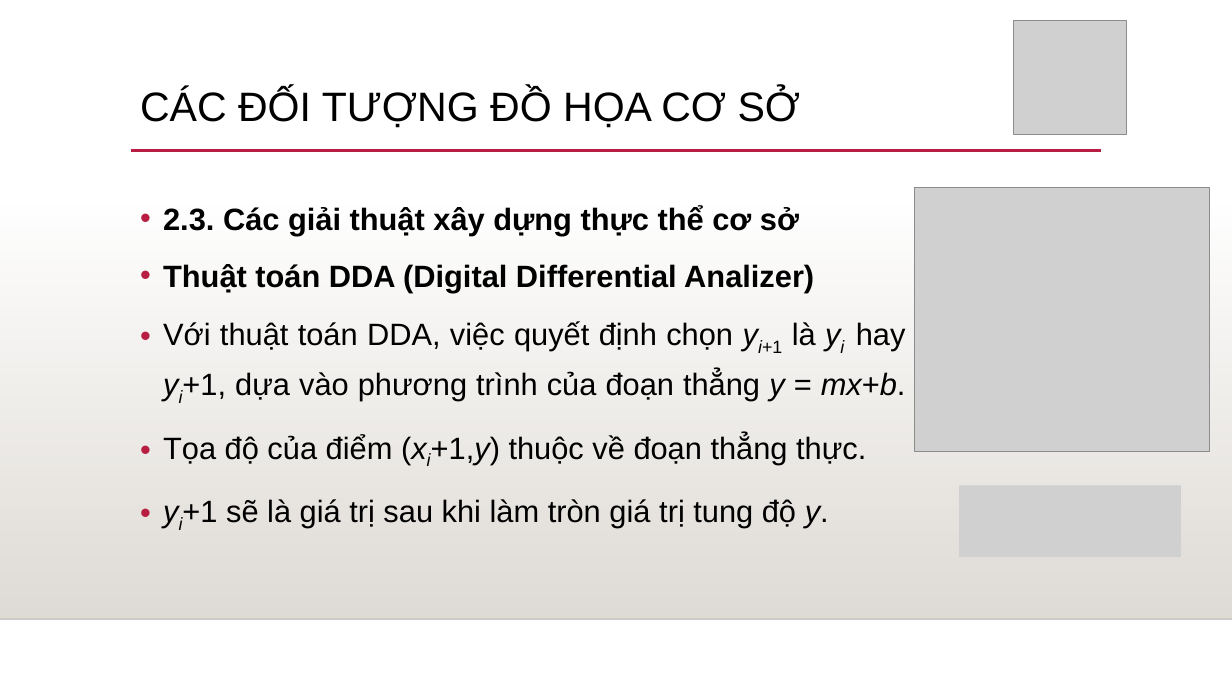
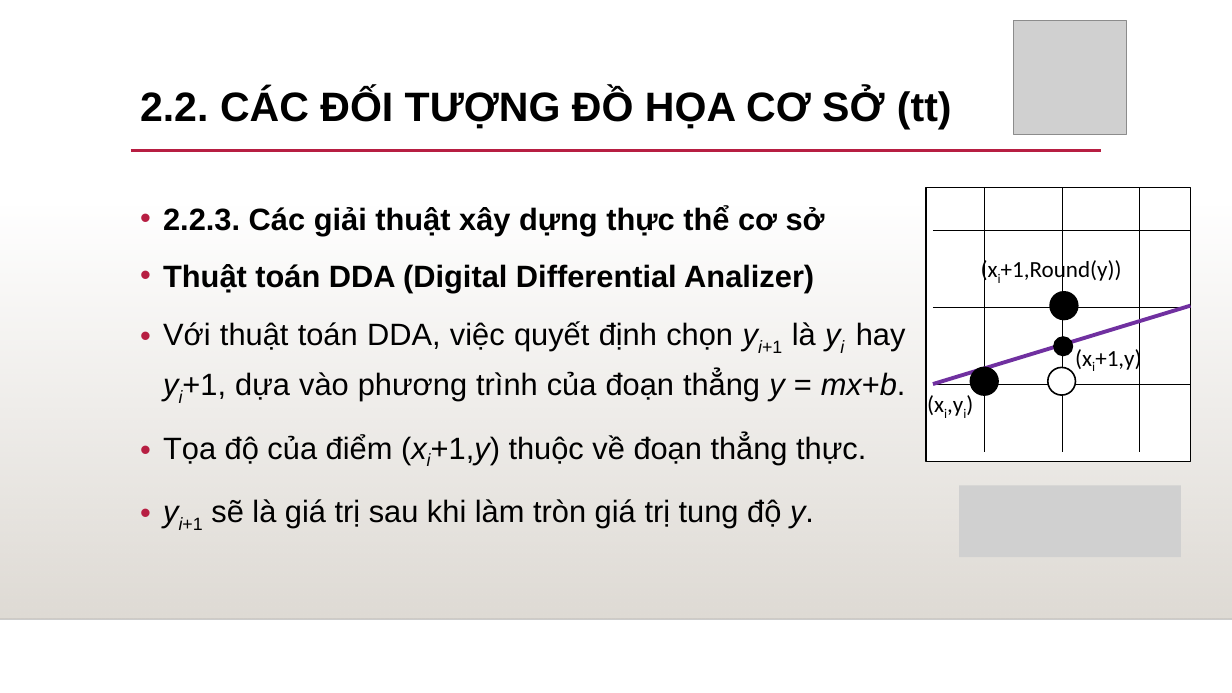
Before and after one commit to thinhdoanvu/ComputerGraphics, a slide deck: slide 19 of Chapter2.pptx (slide 15 before the commit). Drawn at 1232x693 pixels with LibreOffice and Linux fonts; fonts in the diff are those of the drawing; grey boxes stand for pictures; background and template pictures are left out. Boxes give left, top, right and bottom in pixels: in the first picture for what was removed or moved away, otherwise in the second. Text is boxed around its words. In the diff, an @@ line names an element or a change of style, - is before the commit and + after.

```diff
--- a/Chapter2.pptx
+++ b/Chapter2.pptx
@@ title at [140,88,952,129]: text changed; bold on @@
-CÁC ĐỐI TƯỢNG ĐỒ HỌA CƠ SỞ
+2.2. CÁC ĐỐI TƯỢNG ĐỒ HỌA CƠ SỞ (tt)
@@ text at [163,205,825,235]: text changed @@
-• 2.3. Các giải thuật xây dựng thực thể cơ sở
+• 2.2.3. Các giải thuật xây dựng thực thể cơ sở
@@ picture removed at [915,188,1210,451] @@
@@ rectangle added at [926,188,1190,462], fill #FFFFFF, outline #000000 1.25 pt @@
@@ line added from (984, 189) to (984, 453), #000000 0.75 pt @@
@@ line added from (1062, 189) to (1062, 453), #000000 0.75 pt @@
@@ line added from (1141, 189) to (1141, 453), #000000 0.75 pt @@
@@ line added from (933, 230) to (1190, 230), #000000 0.75 pt @@
@@ text added at [1001,257,1122,283], 18 pt, text #000000 @@
+(xi+1,Round(y))
@@ ellipse added at [1050,292,1078,320], fill #000000, outline #000000 1.25 pt @@
@@ line added from (933, 308) to (1190, 308), #000000 0.75 pt @@
@@ line added from (933, 384) to (1190, 306), #7030A0 3 pt @@
@@ ellipse added at [1055,337,1073,356], fill #000000, outline #000000 1.25 pt @@
@@ text added at [1095,346,1141,372], 18 pt, text #000000 @@
+(xi+1,y)
@@ text added at [918,385,997,422], 18 pt, text #000000 @@
+(xi,yi)
@@ line added from (933, 384) to (1190, 384), #000000 0.75 pt @@
@@ ellipse added at [970,368,998,396], fill #000000, outline #000000 1.25 pt @@
@@ ellipse added at [1048,368,1076,396], fill #FFFFFF, outline #000000 1.25 pt @@
@@ text at [179,499,814,530]: now subscript in "yi+1" @@
```
Also in this commit, not shown: 29 other slides changed, 40 slides added, 1 slide removed, 1 other file.
